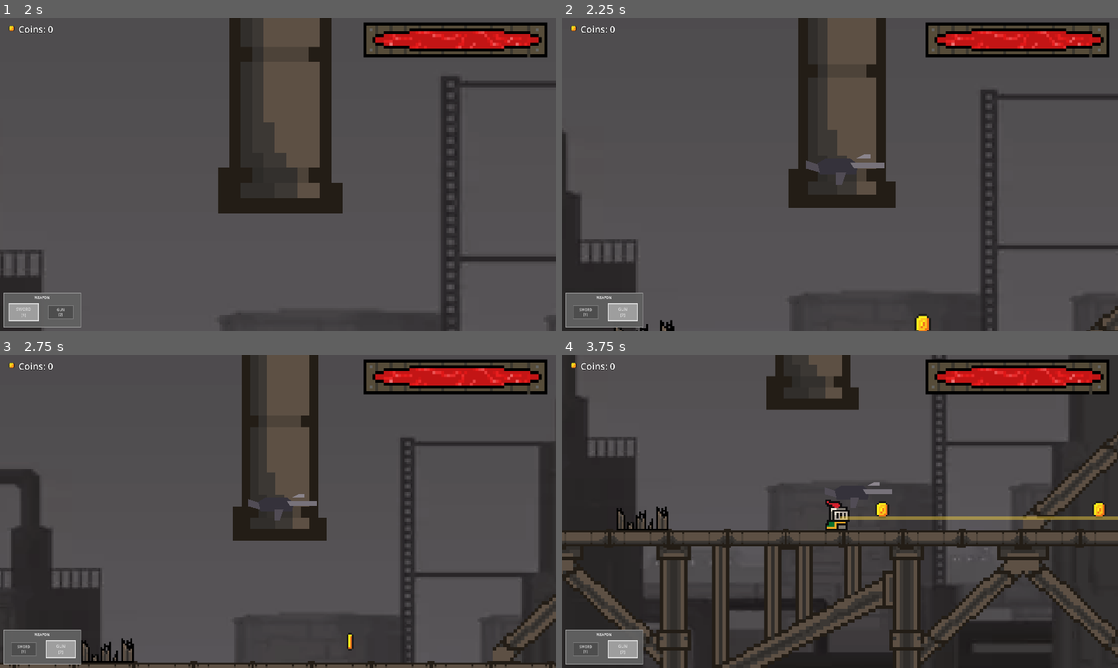
Above: before the commit, frames 1-4 (two rows, left to right).
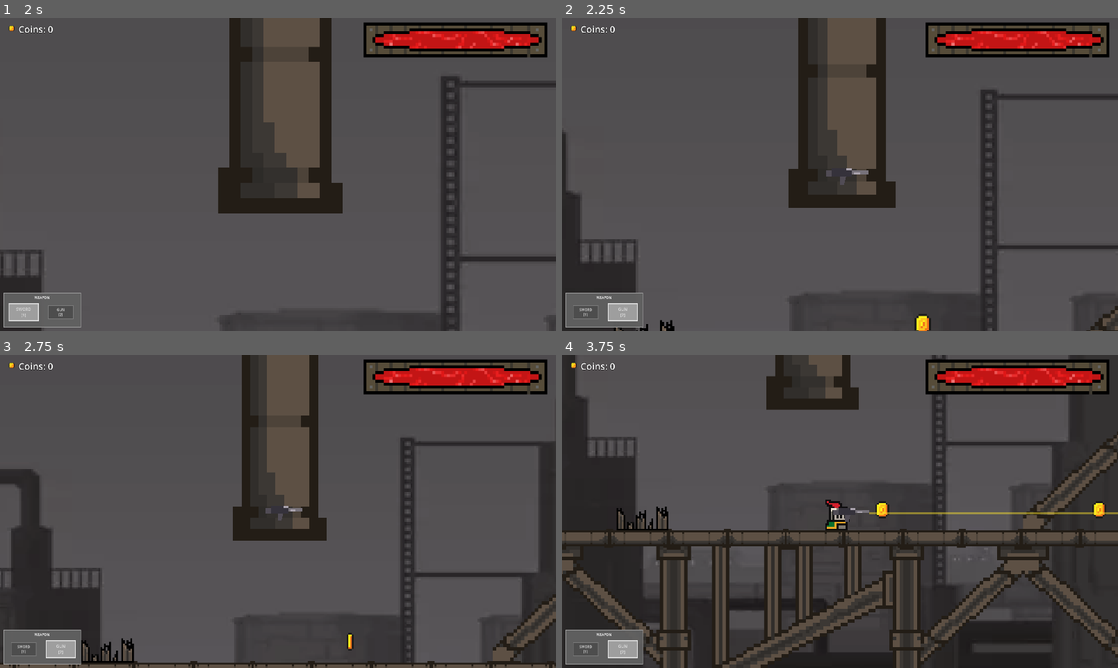
Above: after the commit, the same moments.

Repository: rkywsa/FemboyParty
Game: Godot game, scene res://MainMenu/main_menu.tscn
Two runs of this game, one before a commit and one after it. Both use one fixed random seed, a clock stepped at 60 frames per second and the inputs below. Sound files missing from this copy of the repository are replaced by a short silence.
Inputs (mouse positions are in pixels of both pictures, inside the frame that each line leads up to):
- Up to frame 1 (2 s): click "Start" at 0.5 s; tap Enter (ui_accept) at 1.25, 1.52 s; move the mouse to (400, 158) at 1.27 s; hold Right (ui_right) from 1.28 s (still down); tap 1 at 1.35 s; click (400, 158) at 1.42 s
- Up to frame 2 (2.25 s): keep holding Right (ui_right); move the mouse to (728, 190) at 2.02 s; tap 2 at 2.1 s
- Up to frame 3 (2.75 s): keep holding Right (ui_right); tap Enter (ui_accept) at 2.27 s
- Up to frame 4 (3.75 s): move the mouse to (895, 442) at 2.77 s; release Right (ui_right) at 2.78 s; hold Left (ui_left) 2.78-3.53 s; tap 1 at 2.85 s; move the mouse to (812, 574) at 3.52 s; hold Right (ui_right) from 3.53 s (still down); tap 2 at 3.6 s; click (812, 574) at 3.67 s

Frame 1 is identical in both runs. In frame 2, 0.3% of the frame differs, in the area x 43-58%, y 43-54%; in frame 3, 0.3%; in frame 4, 1.0%, in the area x 48-100%, y 40-54%.

Commit message:
Make rifle pixel-art and align its muzzle flash

Diff:
--- a/PlayerInteraction/player.gd
+++ b/PlayerInteraction/player.gd
@@ -62,29 +62,32 @@
 
 
 func _create_rifle_visual() -> void:
-	# Assemble a small pixel-style rifle from polygons so no extra image asset is needed.
+	# Small, axis-aligned color blocks keep the hand-built gun pixel-shaped.
 	rifle_visual = Node2D.new()
 	rifle_visual.name = "RifleVisual"
 	rifle_visual.visible = false
 	rifle_visual.z_index = 2
 	add_child(rifle_visual)
 
-	_add_rifle_part(PackedVector2Array([
-		Vector2(-12, -5), Vector2(-7, -8), Vector2(5, -8),
-		Vector2(9, -5), Vector2(8, 0), Vector2(-10, 0)
+	# Barrel, receiver, stock, grip, and pixel highlights; all dimensions are integers.
+	_add_rifle_part(PackedVector2Array([
+		Vector2(4, -2), Vector2(14, -2), Vector2(14, 0), Vector2(4, 0)
+	]), Color("#77727a"))
+	_add_rifle_part(PackedVector2Array([
+		Vector2(-4, -3), Vector2(6, -3), Vector2(6, 1), Vector2(-4, 1)
 	]), Color("#35323b"))
 	_add_rifle_part(PackedVector2Array([
-		Vector2(5, -6), Vector2(22, -6), Vector2(22, -3), Vector2(7, -3)
-	]), Color("#77727a"))
-	_add_rifle_part(PackedVector2Array([
-		Vector2(-11, -5), Vector2(-17, -7), Vector2(-17, -3), Vector2(-10, -1)
+		Vector2(-7, -2), Vector2(-4, -2), Vector2(-4, 1), Vector2(-7, 1)
 	]), Color("#514c55"))
 	_add_rifle_part(PackedVector2Array([
-		Vector2(-2, -1), Vector2(3, -1), Vector2(1, 5), Vector2(-2, 5)
+		Vector2(0, 1), Vector2(3, 1), Vector2(2, 5), Vector2(0, 5)
 	]), Color("#514c55"))
 	_add_rifle_part(PackedVector2Array([
-		Vector2(8, -8), Vector2(12, -10), Vector2(15, -10), Vector2(15, -8)
-	]), Color("#8b858d"))
+		Vector2(3, -3), Vector2(6, -3), Vector2(6, -2), Vector2(3, -2)
+	]), Color("#aaa3ad"))
+	_add_rifle_part(PackedVector2Array([
+		Vector2(7, -1), Vector2(10, -1), Vector2(10, 0), Vector2(7, 0)
+	]), Color("#aaa3ad"))
 
 
 func _add_rifle_part(points: PackedVector2Array, part_color: Color) -> void:
@@ -191,7 +194,7 @@
 		animated_sprite.flip_h = direction < 0.0
 
 	if current_weapon == "rifle":
-		rifle_visual.position = Vector2(8.0 * facing_direction, -7.0)
+		rifle_visual.position = Vector2(3.0 * facing_direction, 1.0)
 		rifle_visual.scale.x = facing_direction
 
 	if knockback_time > 0.0:
@@ -261,9 +264,10 @@
 
 
 func _shoot_rifle() -> void:
-	var from := global_position + Vector2(0.0, 4.0)
-	var to := from + Vector2(facing_direction * RIFLE_RANGE, 0.0)
-	var query := PhysicsRayQueryParameters2D.create(from, to)
+	# Fire from the lowered gun's muzzle, so the yellow shot visibly exits its barrel.
+	var muzzle := global_position + Vector2(17.0 * facing_direction, 1.0)
+	var to := muzzle + Vector2(facing_direction * RIFLE_RANGE, 0.0)
+	var query := PhysicsRayQueryParameters2D.create(muzzle, to)
 	query.exclude = [self]
 	var hit := get_world_2d().direct_space_state.intersect_ray(query)
 
@@ -276,13 +280,14 @@
 
 	if rifle_sound.stream != null:
 		rifle_sound.play()
-	_show_rifle_shot(from, shot_end)
+	_show_rifle_shot(muzzle, shot_end)
 
 
 func _show_rifle_shot(from: Vector2, to: Vector2) -> void:
 	var shot_line := Line2D.new()
-	shot_line.width = 2.0
-	shot_line.default_color = Color(1.0, 0.85, 0.25, 1.0)
+	shot_line.width = 1.0
+	shot_line.antialiased = false
+	shot_line.default_color = Color("#ffe52b")
 	shot_line.points = PackedVector2Array([to_local(from), to_local(to)])
 	add_child(shot_line)
 	var tween := create_tween()
